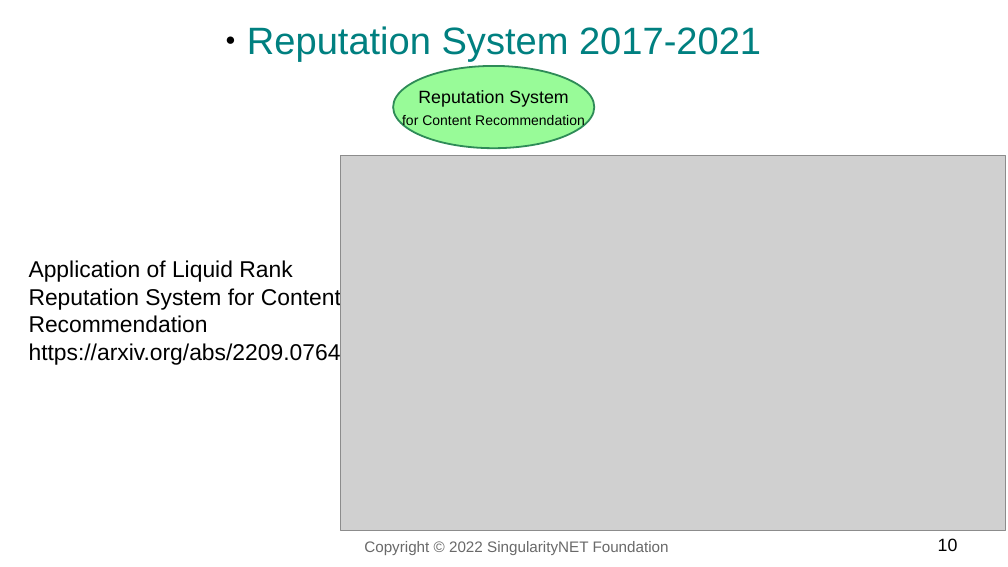
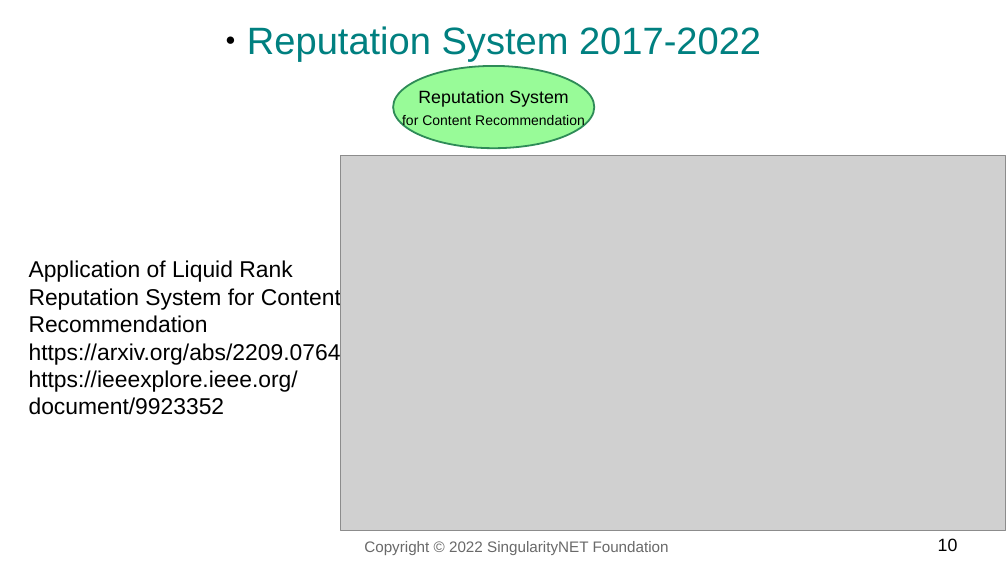
Before and after one commit to singnet/reputation, a slide deck: slide 10 of doc/reputation-systems-1999-2022.odp. Drawn at 1008x567 pixels with LibreOffice and Linux fonts; fonts in the diff are those of the drawing; grey boxes stand for pictures. Boxes give left, top, right and bottom in pixels: in the first picture for what was removed or moved away, otherwise in the second. Text is boxed around its words. In the diff, an @@ line names an element or a change of style, - is before the commit and + after.

```diff
--- a/doc/reputation-systems-1999-2022.odp
+++ b/doc/reputation-systems-1999-2022.odp
@@ text at [247, 26, 761, 62]: text changed @@
-● Reputation System 2017-2021
+● Reputation System 2017-2022
@@ text at [29, 370, 298, 415]: paragraph added @@
+https://ieeexplore.ieee.org/document/9923352
```
Also in this commit, not shown: 5 other slides changed, 1 other file.
